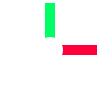
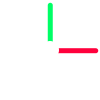
Layers edited between the first and the second 100 x 100 image:
painted on "Ellipse 2" over [left=45, top=37, right=63, bottom=55]
painted on "Shape 1 copy" over [left=58, top=45, right=99, bottom=55]
painted on "Shape 1" over [left=45, top=2, right=55, bottom=42]
hid "Ellipse 1" over [left=45, top=10, right=90, bottom=55]
